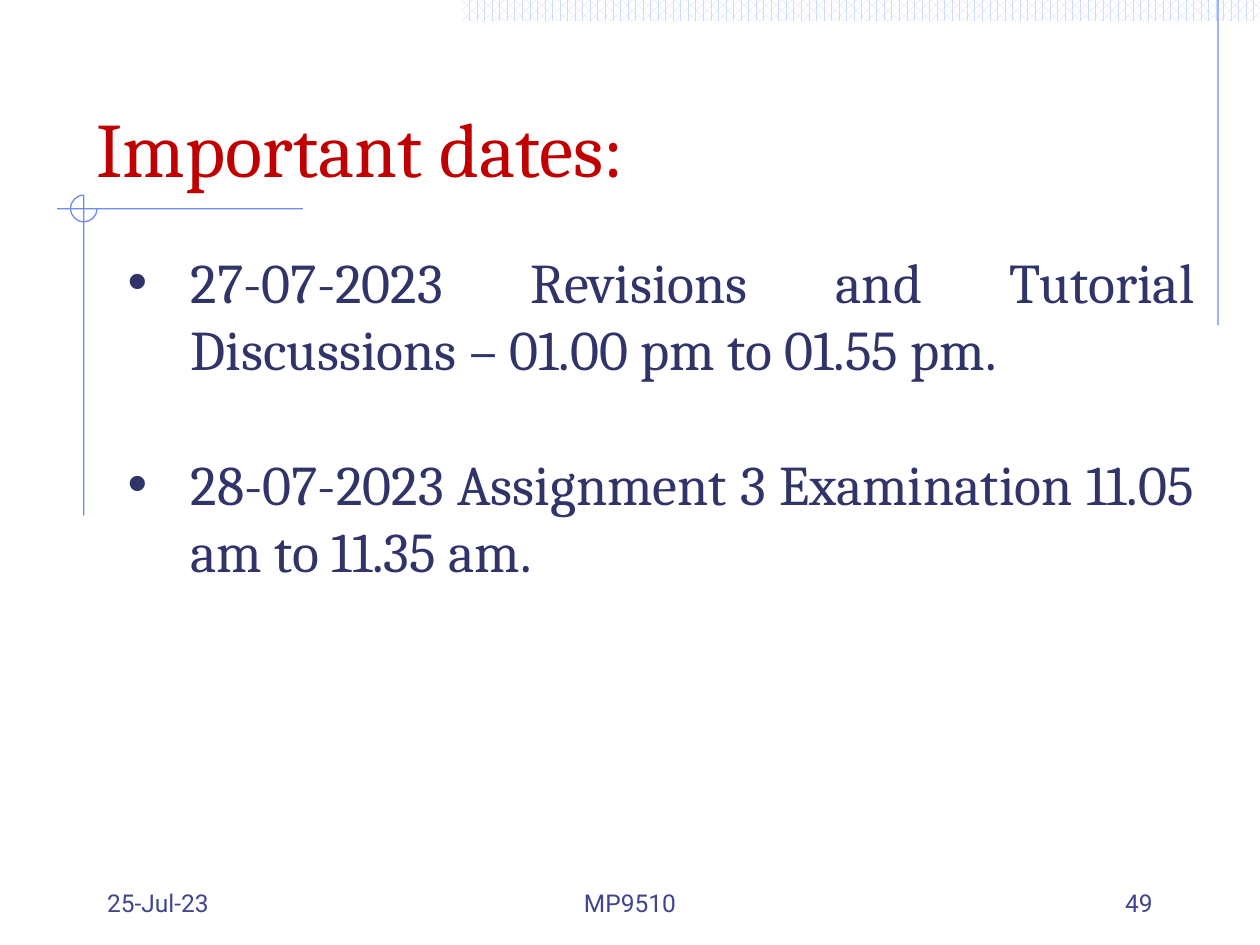
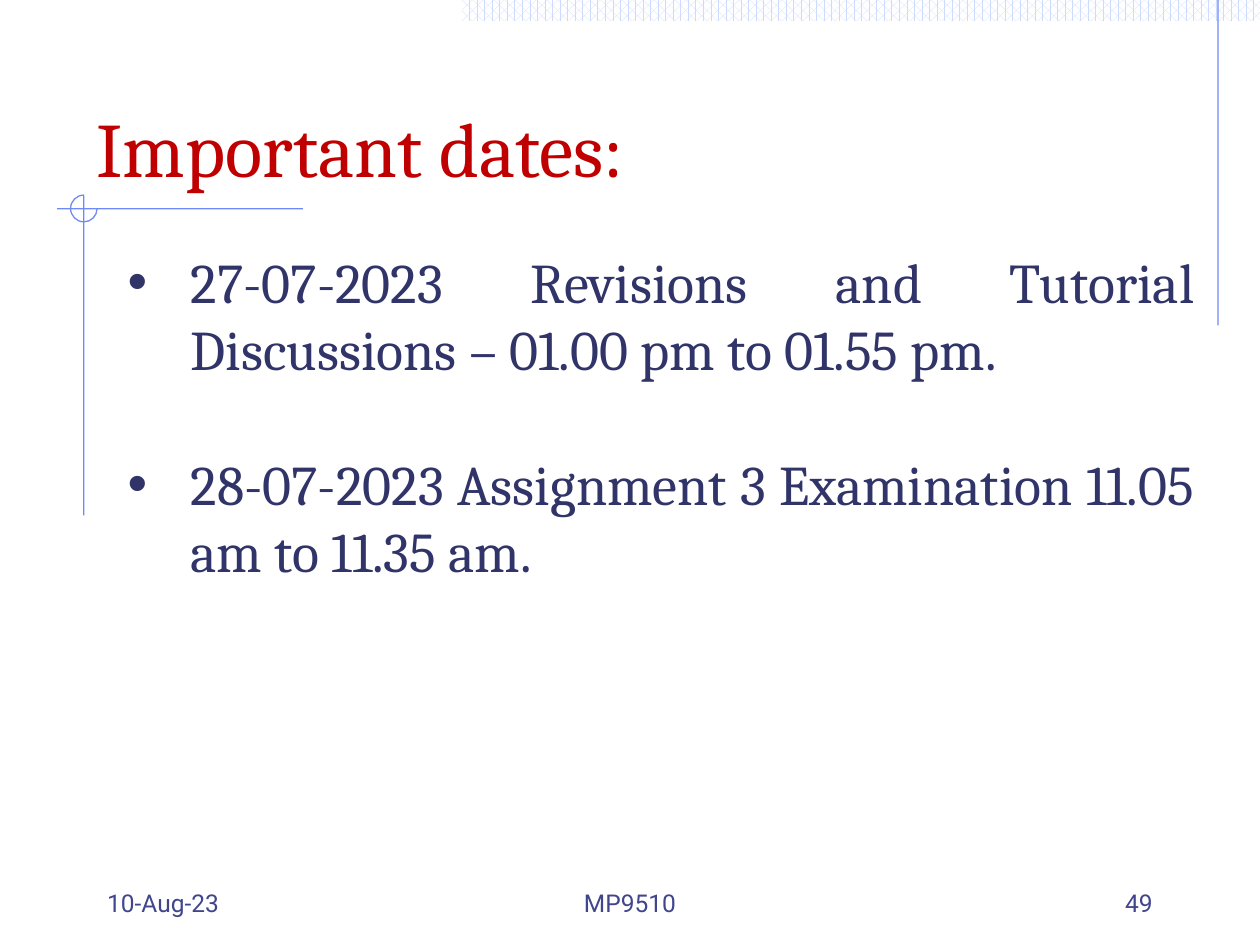
Before and after one commit to Mayooran1987/MC9510, a slide deck: slide 49 of Lect_3_Markov process.pptx. Drawn at 1260x945 pixels with LibreOffice and Linux fonts; fonts in the diff are those of the drawing. Boxes give left, top, right and bottom in pixels: in the first picture for what was removed or moved away, otherwise in the second. Text is boxed around its words. In the diff, an @@ line names an element or a change of style, - is before the commit and + after.

```diff
--- a/Lect_3_Markov process.pptx
+++ b/Lect_3_Markov process.pptx
@@ text at [107,894,219,917]: text changed @@
-25-Jul-23
+10-Aug-23
```
Also in this commit, not shown: 25 other slides changed.
